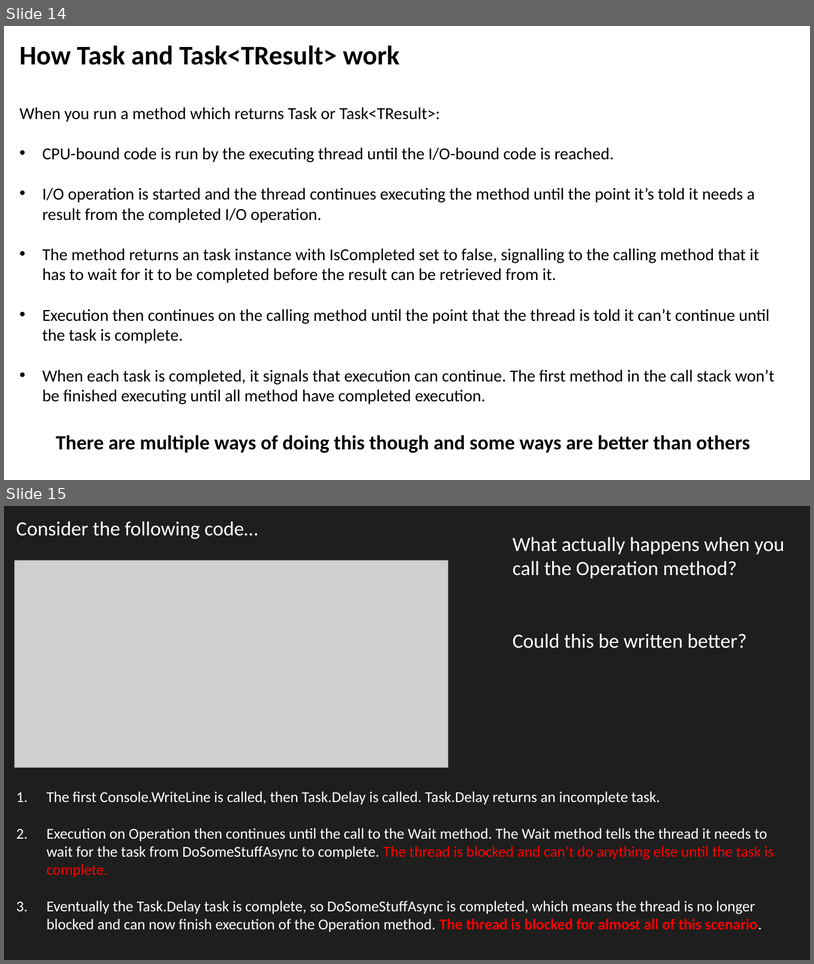
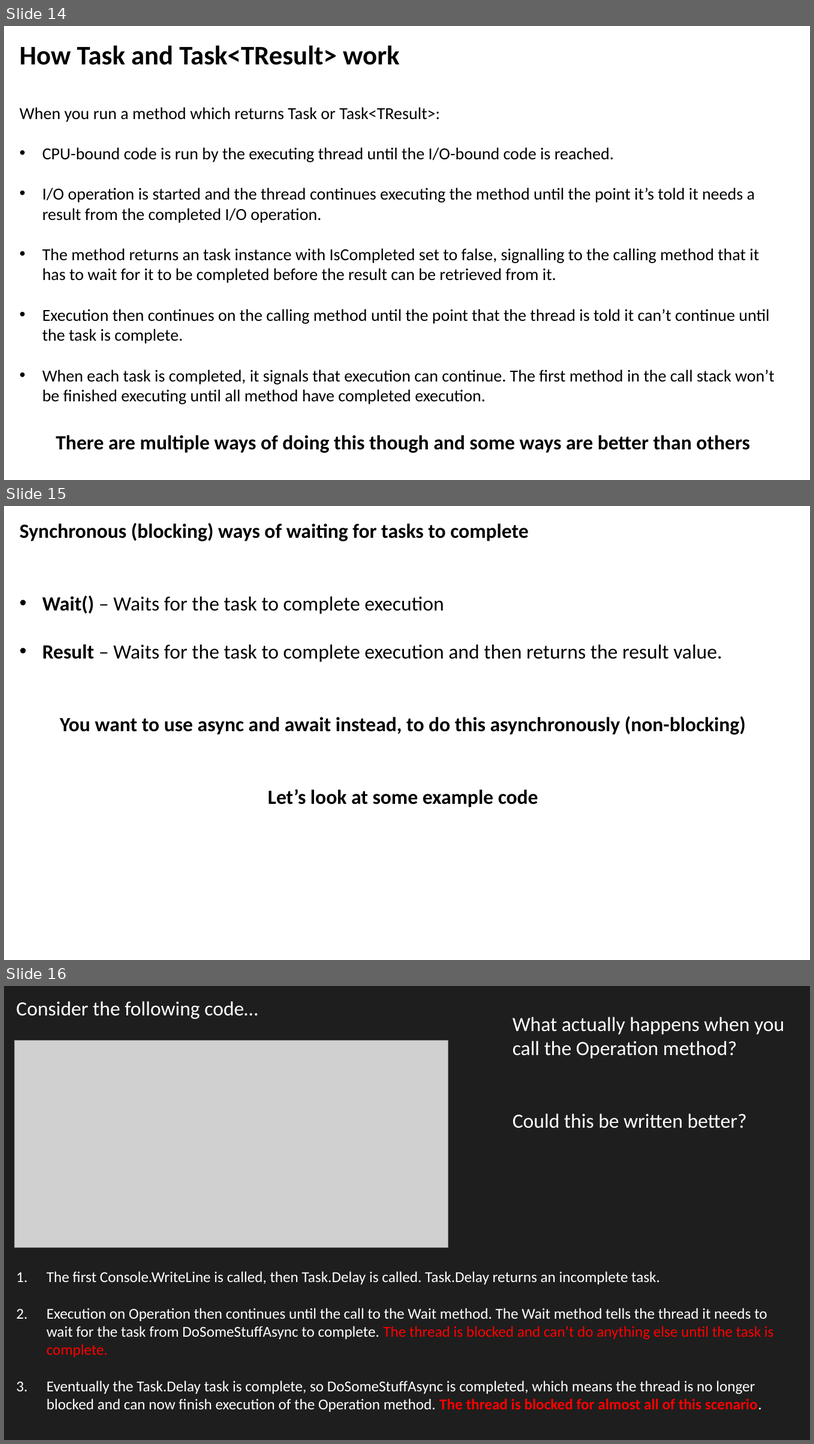
Before and after one commit to JoshKain/AsyncAwaitQuiz, a slide deck: Async and await presentation.pptx. Shown one above the other, each under a label of ours: slides 14 and 15 before the commit, slides 14, 15 and 16 after it. The pictures are 814x964 and 814x1444 pixels, drawn with LibreOffice and Linux fonts; fonts in the diff are those of the drawing; grey boxes stand for pictures. Boxes give left, top, right and bottom in pixels: in the first picture for what was removed or moved away, otherwise in the second. Text is boxed around its words. In the diff, an @@ line names an element or a change of style, - is before the commit and + after.

Commit message:
Updated slides

```diff
--- a/Async and await presentation.pptx
+++ b/Async and await presentation.pptx
@@ slide 15 added at (4,506,810,960), background #FFFFFF @@
@@ text added at (20,523,746,807), 24 pt, text #000000, bold @@
+Synchronous (blocking) ways of waiting for tasks to complete
+• Wait() – Waits for the task to complete execution
+• Result – Waits for the task to complete execution and then returns the result value.
+You want to use async and await instead, to do this asynchronously (non-blocking)
+Let’s look at some example code
@@ what was slide 15 is now slide 16 @@
```
